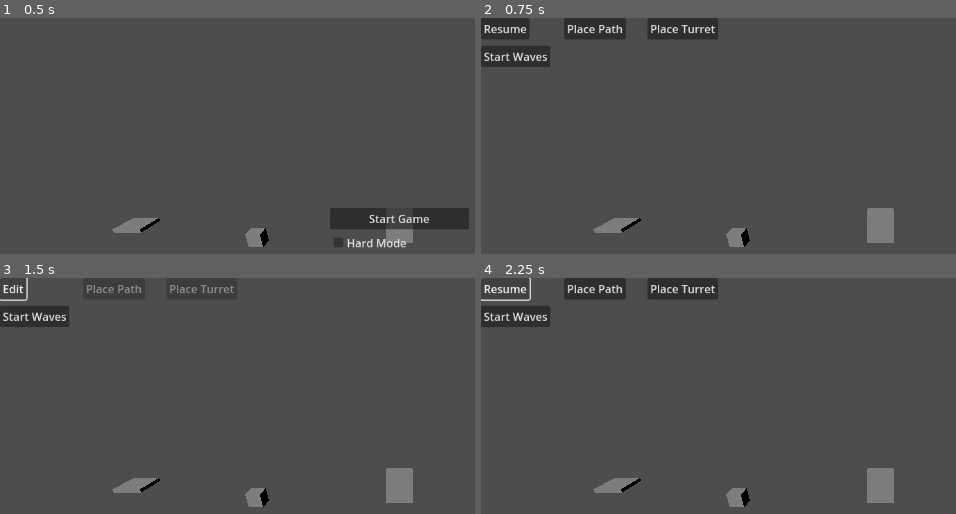
Above: before the commit, frames 1-4 (two rows, left to right).
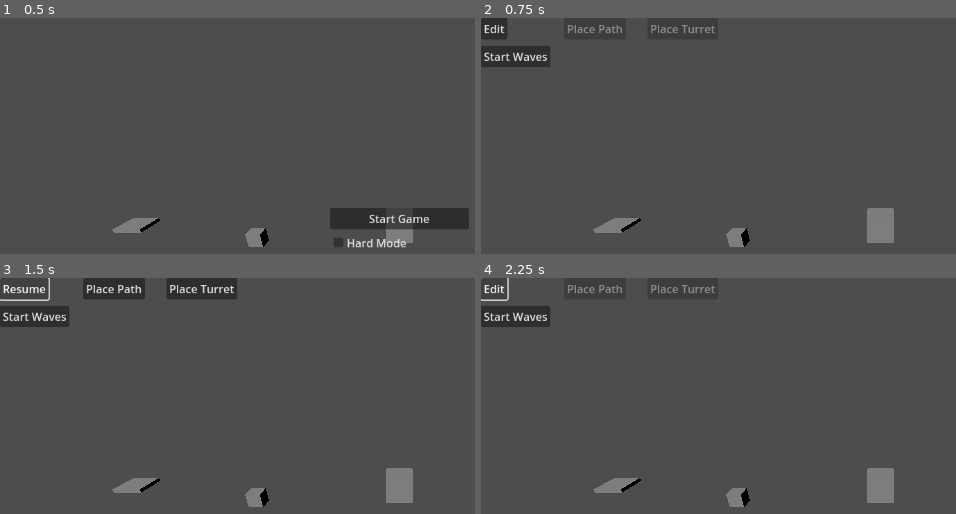
Above: after the commit, the same moments.

Repository: potatozepp/GPT-Test
Game: Godot game, scene res://main.tscn
Same seed, same stepped clock (60 frames per second), same inputs: the game is played once before the commit and once after it.
Inputs:
- Up to frame 1 (0.5 s): no input
- Up to frame 2 (0.75 s): click "Start Game" at 0.5 s
- Up to frame 3 (1.5 s): click "Resume" (after the commit: "Edit") at 1.25 s
- Up to frame 4 (2.25 s): click "Edit" (after the commit: "Resume") at 2 s

Frame 1 is identical in both runs. In frame 2, 0.8% of the frame differs, in the area x 1-50%, y 0-9%; in frame 3, 0.6%; in frame 4, 0.6%.

Commit message:
Restrict camera movement and add placement bounds

Diff:
--- a/main.gd
+++ b/main.gd
@@ -1,4 +1,11 @@
 extends Node3D
+
+const MIN_X := -30.0
+const MAX_X := 30.0
+const MIN_Z := -30.0
+const MAX_Z := 30.0
+const PATH_HALF := Vector2(1, 1)
+const TOWER_HALF := Vector2(0.5, 0.5)
 
 var EnemyScene = preload("res://assets/models/enemy.tscn")
 var TowerScene = preload("res://assets/models/tower.tscn")
@@ -26,6 +33,12 @@
 var preview_tower
 var selected_node: Node3D
 var original_material: Material
+
+func in_bounds(pos: Vector3) -> bool:
+	return pos.x >= MIN_X and pos.x <= MAX_X and pos.z >= MIN_Z and pos.z <= MAX_Z
+
+func intersects(a_pos: Vector3, a_half: Vector2, b_pos: Vector3, b_half: Vector2) -> bool:
+	return abs(a_pos.x - b_pos.x) < a_half.x + b_half.x and abs(a_pos.z - b_pos.z) < a_half.y + b_half.y
 
 func _ready() -> void:
 	var core = CoreScene.instantiate()
@@ -85,9 +98,12 @@
 	stop_button.hide()
 	path_button.show()
 	turret_button.show()
-	editing_mode = true
-	edit_button.text = "Resume"
-	set_mode_path()
+	editing_mode = false
+	edit_button.text = "Edit"
+	path_button.disabled = true
+	turret_button.disabled = true
+	preview_path.hide()
+	preview_tower.hide()
 
 	if hard_mode.button_pressed:
 		spawn_interval = 1.0
@@ -147,10 +163,10 @@
 		e.queue_free()
 
 func _unhandled_input(event: InputEvent) -> void:
-	if not game_loaded or not editing_mode:
-		return
-
-	if event is InputEventKey and event.pressed and event.keycode == KEY_DELETE and selected_node:
+	if not game_loaded:
+		return
+
+	if event is InputEventKey and event.pressed and event.keycode == KEY_DELETE and selected_node and editing_mode:
 		if selected_node.is_in_group("paths"):
 			path_positions.erase(selected_node.position)
 		selected_node.queue_free()
@@ -174,18 +190,21 @@
 				select_node(node.get_parent())
 				return
 		clear_selection()
-		if placement_mode == "path":
-			add_path_segment(preview_path.position)
-		else:
-			place_turret(preview_tower.position)
+		if editing_mode:
+			if placement_mode == "path":
+				add_path_segment(preview_path.position)
+			else:
+				place_turret(preview_tower.position)
 
 func add_path_segment(pos: Vector3) -> void:
 	pos.y = 0
+	if not in_bounds(pos):
+		return
 	for n in get_tree().get_nodes_in_group("paths"):
-		if n.position == pos:
+		if intersects(pos, PATH_HALF, n.position, PATH_HALF):
 			return
 	for t in get_tree().get_nodes_in_group("towers"):
-		if t.position == pos:
+		if intersects(pos, PATH_HALF, t.position, TOWER_HALF):
 			return
 	path_positions.insert(path_positions.size() - 1, pos)
 	var p = PathScene.instantiate()
@@ -195,11 +214,13 @@
 
 func place_turret(pos: Vector3) -> void:
 	pos.y = 0
+	if not in_bounds(pos):
+		return
 	for n in get_tree().get_nodes_in_group("paths"):
-		if n.position == pos:
+		if intersects(pos, TOWER_HALF, n.position, PATH_HALF):
 			return
 	for tt in get_tree().get_nodes_in_group("towers"):
-		if tt.position == pos:
+		if intersects(pos, TOWER_HALF, tt.position, TOWER_HALF):
 			return
 	var t = TowerScene.instantiate()
 	t.position = pos
@@ -224,7 +245,6 @@
 	selected_node = null
 	original_material = null
 
-
 func _process(delta: float) -> void:
 	if editing_mode:
 		update_preview()
@@ -248,6 +268,8 @@
 	var t = -origin.y / dir.y
 	var pos = origin + dir * t
 	pos = pos.snapped(Vector3.ONE)
+	pos.x = clamp(pos.x, MIN_X, MAX_X)
+	pos.z = clamp(pos.z, MIN_Z, MAX_Z)
 	if placement_mode == "path":
 		preview_path.position = pos
 		preview_path.show()
--- a/rts_camera.gd
+++ b/rts_camera.gd
@@ -7,65 +7,83 @@
 @export var zoom_speed := 2.0
 @export var edge_margin := 10
 @export var edge_speed := 15.0
+@export var min_x := -30.0
+@export var max_x := 30.0
+@export var min_z := -30.0
+@export var max_z := 30.0
 
 var yaw := 0.0
-var pitch := -0.3
-var middle_panning := false
+var drag_panning := false
+var rotating := false
+var start_height := 0.0
 
 func _ready():
 	Input.set_mouse_mode(Input.MOUSE_MODE_VISIBLE)
 	yaw = rotation.y
-	pitch = rotation.x
+	start_height = position.y
 
 func _process(delta):
 	var speed = move_speed
 	if Input.is_action_pressed("ui_shift"):
 		speed = fast_speed
-	var dir = Vector3.ZERO
+	var dir := Vector2.ZERO
 	if Input.is_action_pressed("move_forward"):
-		dir.z -= 1
+		dir.y -= 1
 	if Input.is_action_pressed("move_backward"):
-		dir.z += 1
+		dir.y += 1
 	if Input.is_action_pressed("move_left"):
 		dir.x -= 1
 	if Input.is_action_pressed("move_right"):
 		dir.x += 1
-	if Input.is_action_pressed("move_up"):
-		dir.y += 1
-	if Input.is_action_pressed("move_down"):
-		dir.y -= 1
-	if dir != Vector3.ZERO:
-		translate(basis * dir.normalized() * speed * delta)
+	if dir != Vector2.ZERO:
+		var forward = Vector3(basis.z.x, 0, basis.z.z).normalized()
+		var right = Vector3(basis.x.x, 0, basis.x.z).normalized()
+		translate((right * dir.x + forward * dir.y) * speed * delta)
+	_clamp_to_bounds()
 
 ## Edge Movement
 
 	if Input.get_mouse_mode() == Input.MOUSE_MODE_VISIBLE:
 		var mouse_pos = get_viewport().get_mouse_position()
 		var size = get_viewport().get_visible_rect().size
+		var forward = Vector3(basis.z.x, 0, basis.z.z).normalized()
+		var right = Vector3(basis.x.x, 0, basis.x.z).normalized()
 		if mouse_pos.x <= edge_margin:
-			translate(-basis.x * edge_speed * delta)
+			translate(-right * edge_speed * delta)
 		elif mouse_pos.x >= size.x - edge_margin:
-			translate(basis.x * edge_speed * delta)
+			translate(right * edge_speed * delta)
 		if mouse_pos.y <= edge_margin:
-			translate(-basis.z * edge_speed * delta)
+			translate(-forward * edge_speed * delta)
 		elif mouse_pos.y >= size.y - edge_margin:
-			translate(basis.z * edge_speed * delta)
+			translate(forward * edge_speed * delta)
+		_clamp_to_bounds()
 
 func _unhandled_input(event):
 	if event is InputEventMouseButton:
-		if event.button_index == MOUSE_BUTTON_RIGHT:
+		if event.button_index == MOUSE_BUTTON_MIDDLE:
 			Input.set_mouse_mode(Input.MOUSE_MODE_CAPTURED if event.pressed else Input.MOUSE_MODE_VISIBLE)
-		elif event.button_index == MOUSE_BUTTON_MIDDLE:
-			middle_panning = event.pressed
+			rotating = event.pressed
+		elif event.button_index == MOUSE_BUTTON_RIGHT:
+			drag_panning = event.pressed
 		elif event.button_index == MOUSE_BUTTON_WHEEL_UP:
-			translate(-basis.z * zoom_speed)
+			var forward = Vector3(basis.z.x, 0, basis.z.z).normalized()
+			translate(forward * zoom_speed)
+			_clamp_to_bounds()
 		elif event.button_index == MOUSE_BUTTON_WHEEL_DOWN:
-			translate(basis.z * zoom_speed)
+			var forward = Vector3(basis.z.x, 0, basis.z.z).normalized()
+			translate(-forward * zoom_speed)
+			_clamp_to_bounds()
 	elif event is InputEventMouseMotion:
-		if Input.is_mouse_button_pressed(MOUSE_BUTTON_RIGHT):
+		if rotating:
 			yaw -= event.relative.x * rotation_speed
-			pitch = clamp(pitch - event.relative.y * rotation_speed, -1.2, 0.2)
 			rotation.y = yaw
-			rotation.x = pitch
-		elif middle_panning:
-			translate((basis.x * event.relative.x + basis.z * event.relative.y) * pan_speed)
+		elif drag_panning:
+			var right = Vector3(basis.x.x, 0, basis.x.z).normalized()
+			var up = Vector3(basis.z.x, 0, basis.z.z).normalized()
+			translate((-right * event.relative.x + -up * event.relative.y) * pan_speed)
+			_clamp_to_bounds()
+
+func _clamp_to_bounds():
+	position.y = start_height
+	position.x = clamp(position.x, min_x, max_x)
+	position.z = clamp(position.z, min_z, max_z)
